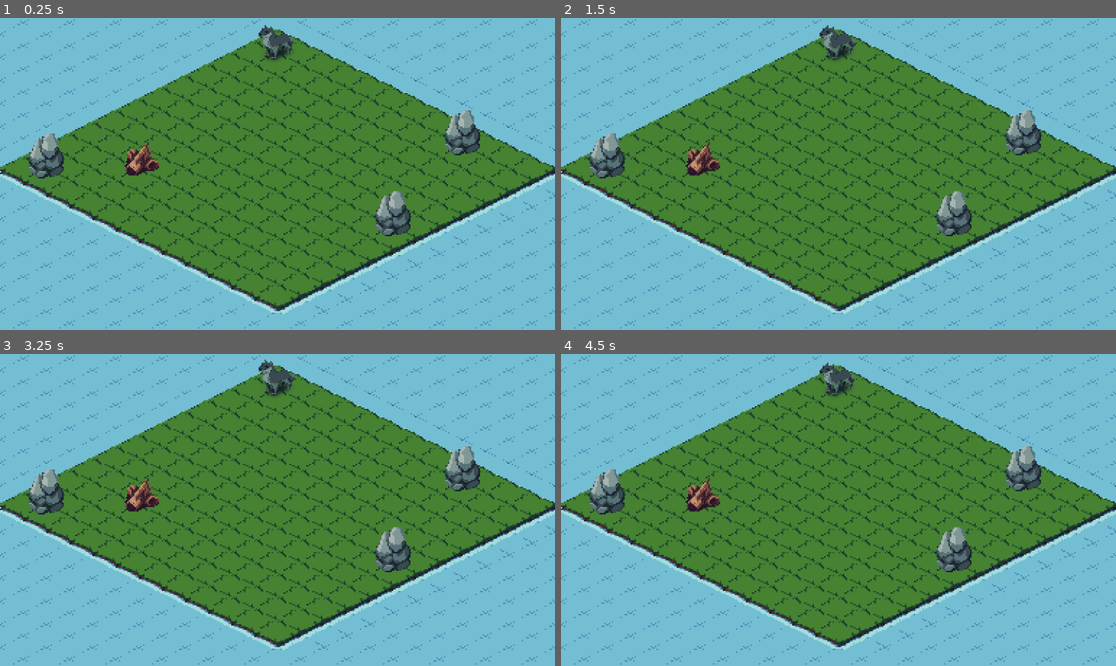
Above: before the commit, frames 1-4 (two rows, left to right).
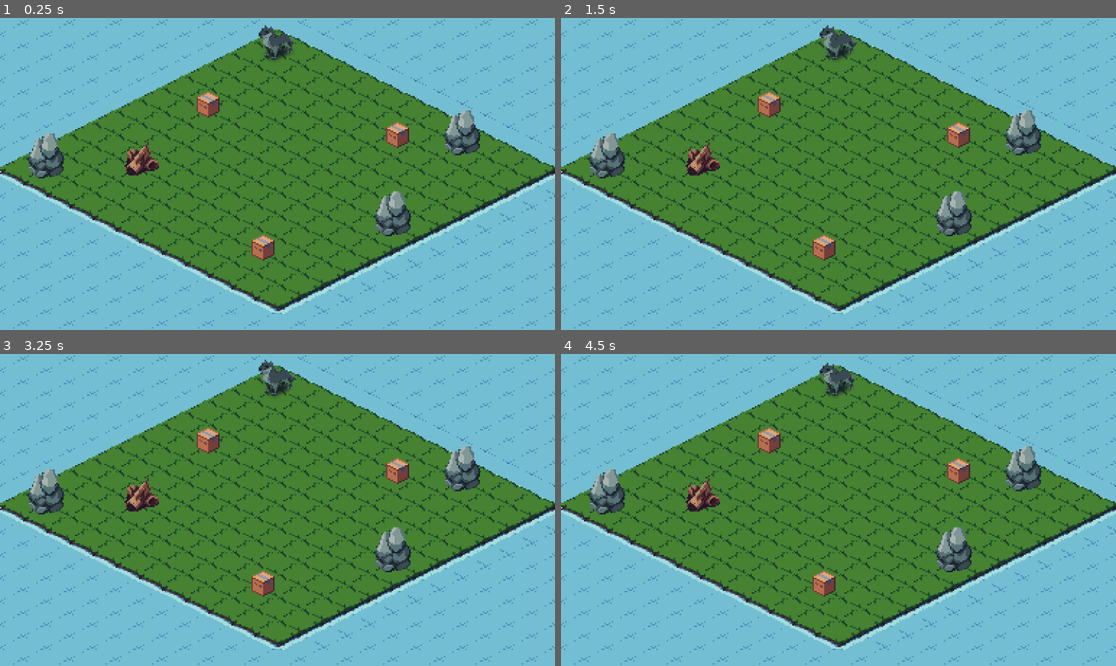
Above: after the commit, the same moments.

Repository: emilykrohn/FoldedFrenzy
Game: Godot game, scene res://Scenes/Game/main.tscn
Same seed, same stepped clock (60 frames per second), same inputs: the game is played once before the commit and once after it.
Inputs:
- Up to frame 1 (0.25 s): no input
- Up to frame 2 (1.5 s): tap Enter at 0.5 s; hold Right (ui_right) 0.53-1.28 s; tap Space at 1.25 s; hold Down (ui_down) from 1.28 s (still down)
- Up to frame 3 (3.25 s): release Down (ui_down) at 2.03 s; hold Right (ui_right) 2.03-2.78 s; hold Up (ui_up) from 2.78 s (still down)
- Up to frame 4 (4.5 s): release Up (ui_up) at 3.53 s; hold Left (ui_left) from 3.53 s (still down)

The runs differ from the first frame. In frame 1, 0.8% of the frame differs, in the area x 35-74%, y 23-78%; in frame 2, 0.8%; in frame 3, 0.8%; in frame 4, 0.8%.

Commit message:
Create node with if in range functions
Checks if player is in range of box and where the player leaves that range

Diff:
--- /dev/null
+++ b/Scenes/Game/EnteredRange.gd
@@ -0,0 +1,12 @@
+extends Node
+
+var in_range := false
+
+func _on_area_2d_body_entered(body):
+	if body.name == "Player":
+		in_range = true
+
+
+func _on_area_2d_body_exited(body):
+	if body.name == "Player":
+		in_range = false
--- /dev/null
+++ b/Scenes/Game/box.gd
@@ -0,0 +1,11 @@
+extends StaticBody2D
+
+
+# Called when the node enters the scene tree for the first time.
+func _ready():
+	pass # Replace with function body.
+
+
+# Called every frame. 'delta' is the elapsed time since the previous frame.
+func _process(delta):
+	pass
--- a/Scenes/Game/box.tscn
+++ b/Scenes/Game/box.tscn
@@ -1,6 +1,8 @@
-[gd_scene load_steps=4 format=3 uid="uid://dmye257e6ggo6"]
+[gd_scene load_steps=6 format=3 uid="uid://dmye257e6ggo6"]
 
+[ext_resource type="Script" path="res://Scenes/Game/box.gd" id="1_o6oin"]
 [ext_resource type="Texture2D" uid="uid://75smewi58w2h" path="res://Art/isometric boxes - free pixel assets/boxes_SpriteSheet.png" id="1_puy3r"]
+[ext_resource type="Script" path="res://Scenes/Game/EnteredRange.gd" id="3_swuub"]
 
 [sub_resource type="CircleShape2D" id="CircleShape2D_iskay"]
 radius = 8.0
@@ -11,6 +13,7 @@
 [node name="Box" type="StaticBody2D"]
 collision_layer = 4
 collision_mask = 4
+script = ExtResource("1_o6oin")
 
 [node name="Sprite2D" type="Sprite2D" parent="."]
 texture = ExtResource("1_puy3r")
@@ -25,3 +28,9 @@
 [node name="CollisionShape2D" type="CollisionShape2D" parent="Area2D"]
 position = Vector2(0, -0.5)
 shape = SubResource("RectangleShape2D_fnego")
+
+[node name="EnteredRange" type="Node" parent="."]
+script = ExtResource("3_swuub")
+
+[connection signal="body_entered" from="Area2D" to="EnteredRange" method="_on_area_2d_body_entered"]
+[connection signal="body_exited" from="Area2D" to="EnteredRange" method="_on_area_2d_body_exited"]
--- a/Scenes/Game/main.tscn
+++ b/Scenes/Game/main.tscn
@@ -1,7 +1,8 @@
-[gd_scene load_steps=5 format=3 uid="uid://cacx2ssg873ai"]
+[gd_scene load_steps=6 format=3 uid="uid://cacx2ssg873ai"]
 
 [ext_resource type="Texture2D" uid="uid://bekl61w57ow7b" path="res://Art/isometric tileset/spritesheet.png" id="1_3myya"]
 [ext_resource type="PackedScene" uid="uid://dpo4ehchb8rhu" path="res://Scenes/Game/Player/player.tscn" id="3_j0ou4"]
+[ext_resource type="PackedScene" uid="uid://dmye257e6ggo6" path="res://Scenes/Game/box.tscn" id="4_5stpy"]
 
 [sub_resource type="TileSetAtlasSource" id="TileSetAtlasSource_jl3kj"]
 texture = ExtResource("1_3myya")
@@ -643,3 +644,14 @@
 zoom = Vector2(3, 3)
 
 [node name="Player" parent="." instance=ExtResource("3_j0ou4")]
+
+[node name="Boxes" type="Node" parent="."]
+
+[node name="Box" parent="Boxes" instance=ExtResource("4_5stpy")]
+position = Vector2(-48, 44)
+
+[node name="Box2" parent="Boxes" instance=ExtResource("4_5stpy")]
+position = Vector2(83, 65)
+
+[node name="Box3" parent="Boxes" instance=ExtResource("4_5stpy")]
+position = Vector2(-10, 143)
